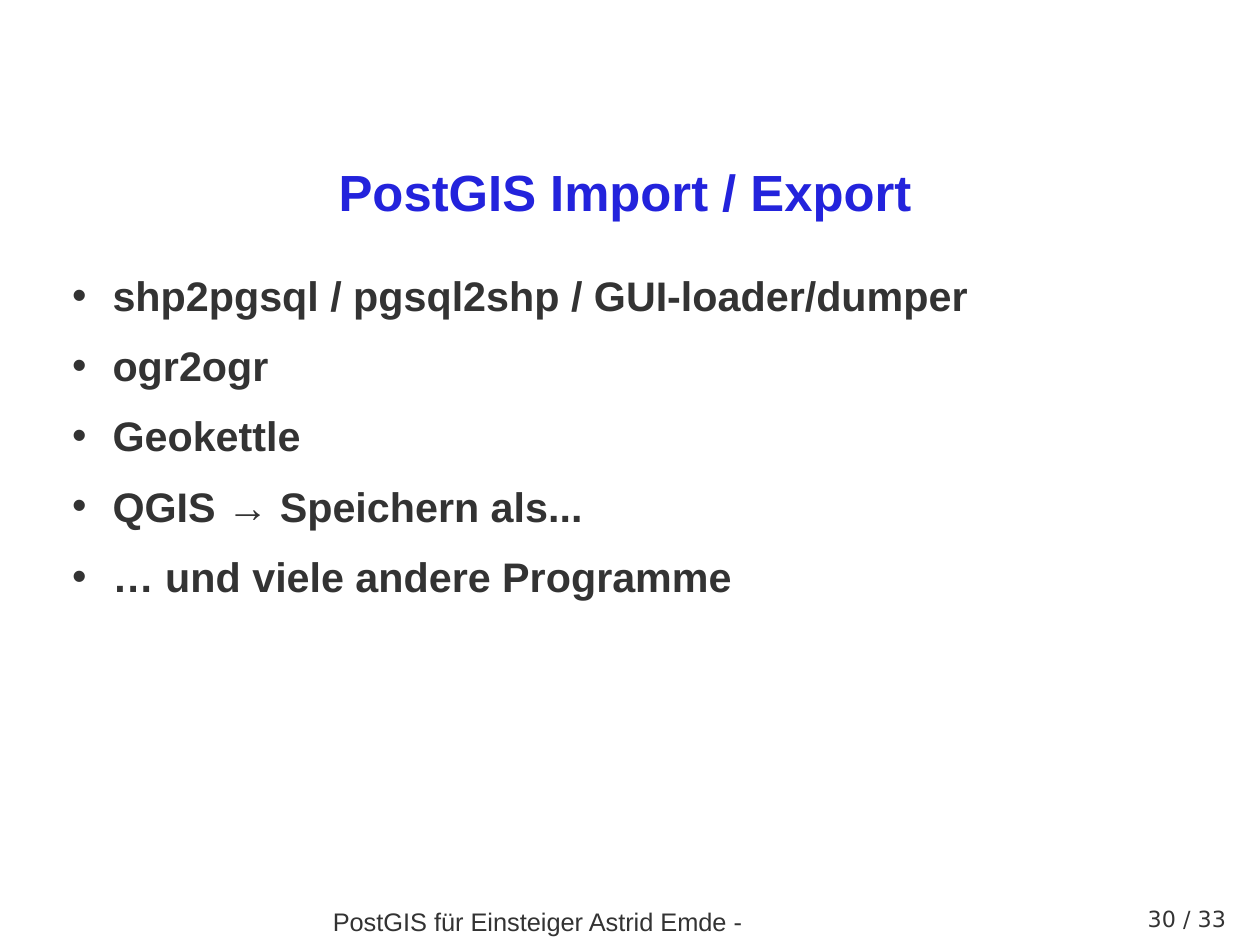
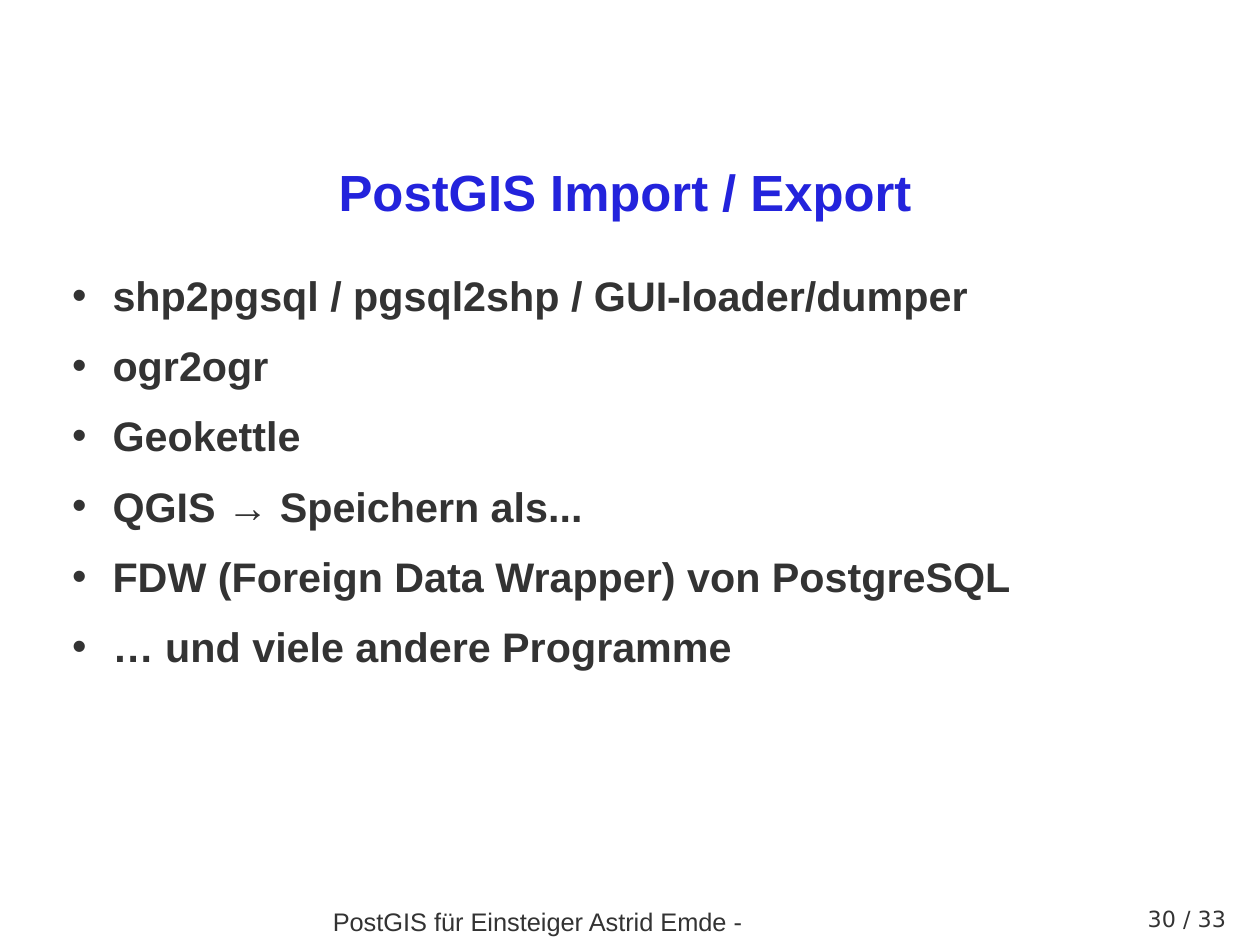
Before and after one commit to astroidex/presentations, a slide deck: slide 30 of AGIT2015/AGIT2015_PostGIS_fuer_Einsteiger_AEmde.odp. Drawn at 1260x945 pixels with LibreOffice and Linux fonts; fonts in the diff are those of the drawing; background and template pictures are left out. Boxes give left, top, right and bottom in pixels: in the first picture for what was removed or moved away, otherwise in the second. Text is boxed around its words. In the diff, an @@ line names an element or a change of style, - is before the commit and + after.

```diff
--- a/AGIT2015/AGIT2015_PostGIS_fuer_Einsteiger_AEmde.odp
+++ b/AGIT2015/AGIT2015_PostGIS_fuer_Einsteiger_AEmde.odp
@@ text at (x1=113, y1=562, x2=1010, y2=600): paragraph added @@
+• FDW (Foreign Data Wrapper) von PostgreSQL
```
Also in this commit, not shown: 5 other slides changed, 1 other file.
